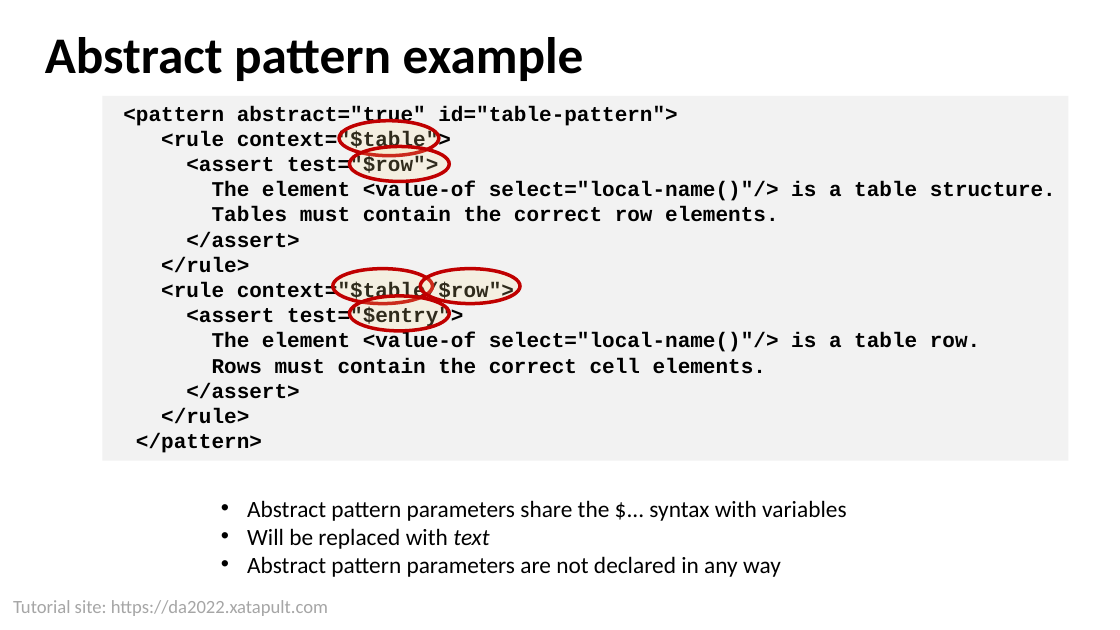
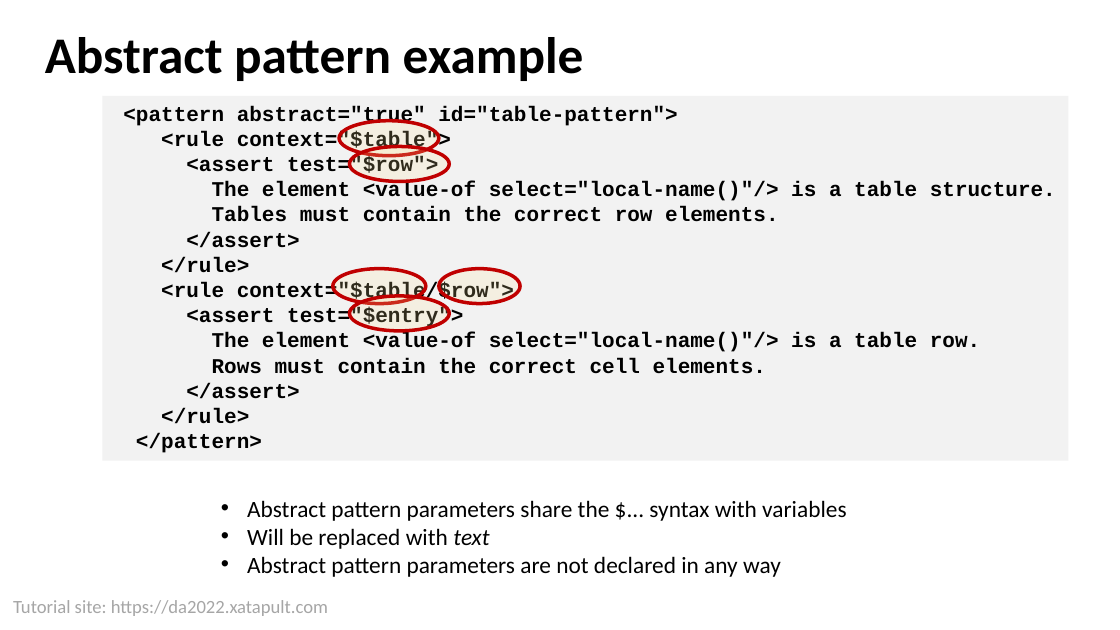
Before and after one commit to xatapult/da-2022-schematron, a slide deck: slide 27 of presentation/Schematron Tutorial DA 2022.pptx. Drawn at 1120x630 pixels with LibreOffice and Linux fonts; fonts in the diff are those of the drawing; background and template pictures are left out. Boxes give left, top, right and bottom in pixels: in the first picture for what was removed or moved away, otherwise in the second. Text is boxed around its words. In the diff, an @@ line names an element or a change of style, - is before the commit and + after.

```diff
--- a/presentation/Schematron Tutorial DA 2022.pptx
+++ b/presentation/Schematron Tutorial DA 2022.pptx
@@ ellipse: place and size @@
-ellipse at [333, 269, 433, 304]
+ellipse at [333, 269, 426, 304]
@@ ellipse: place and size @@
-ellipse at [420, 269, 520, 304]
+ellipse at [439, 269, 520, 304]
```
Also in this commit, not shown: 5 other slides changed, 5 slides added, 32 other files.
